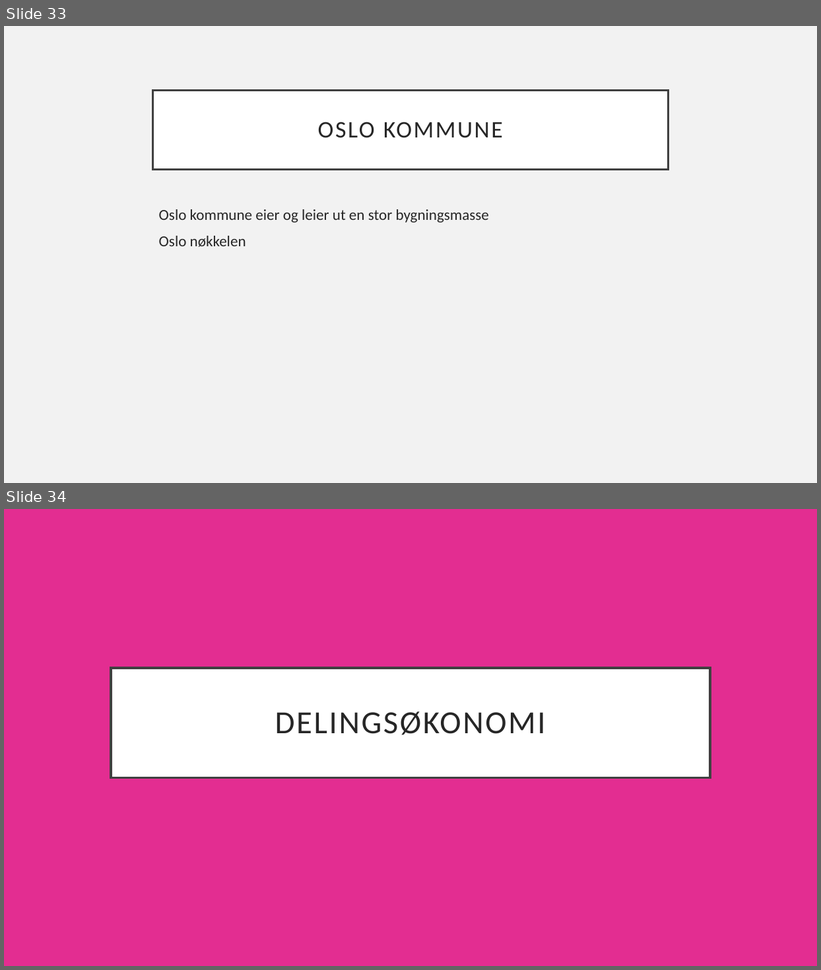
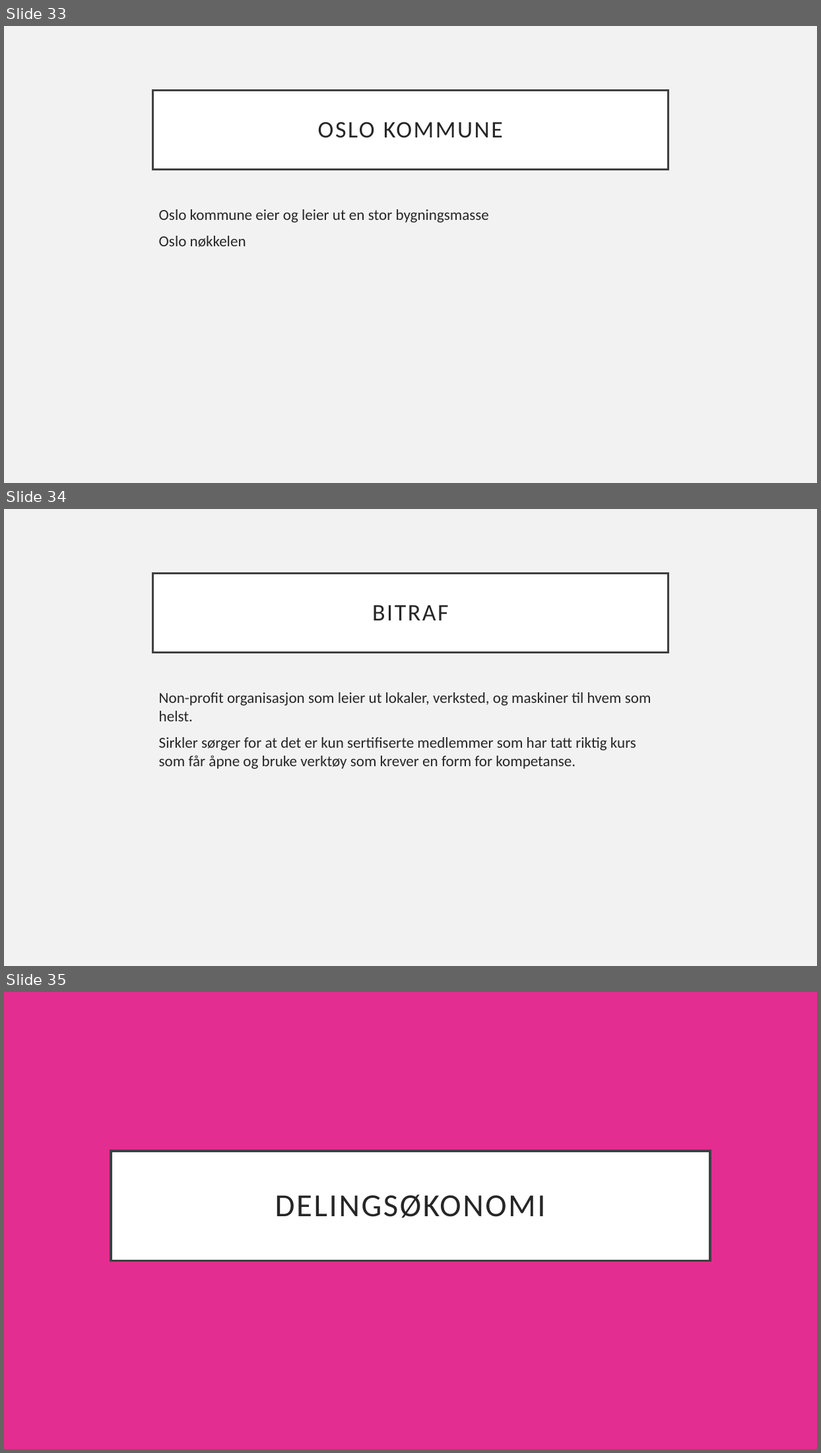
Before and after one commit to knowit/fant, a slide deck: doc/konsept/Fant-.pptx. Shown one above the other, each under a label of ours: slides 33 and 34 before the commit, slides 33, 34 and 35 after it. The pictures are 821x970 and 821x1453 pixels, drawn with LibreOffice and Linux fonts; fonts in the diff are those of the drawing. Boxes give left, top, right and bottom in pixels: in the first picture for what was removed or moved away, otherwise in the second. Text is boxed around its words. In the diff, an @@ line names an element or a change of style, - is before the commit and + after.

```diff
--- a/doc/konsept/Fant-.pptx
+++ b/doc/konsept/Fant-.pptx
@@ slide 34 added at (4,509,817,966), background #F2F2F2 @@
@@ title added at (153,573,668,652), fill #FFFFFF, outline #404040 2.5 pt, 28 pt, text #262626 @@
+BITRAF
@@ text added at (159,692,651,769), 18 pt, text #262626 @@
+Non-profit organisasjon som leier ut lokaler, verksted, og maskiner til hvem som helst.
+Sirkler sørger for at det er kun sertifiserte medlemmer som har tatt riktig kurs som får åpne og bruke verktøy som krever en form for kompetanse.
@@ what was slide 34 is now slide 35 @@
```
Also in this commit, not shown: 6 slides changed, 2 other slides added.
